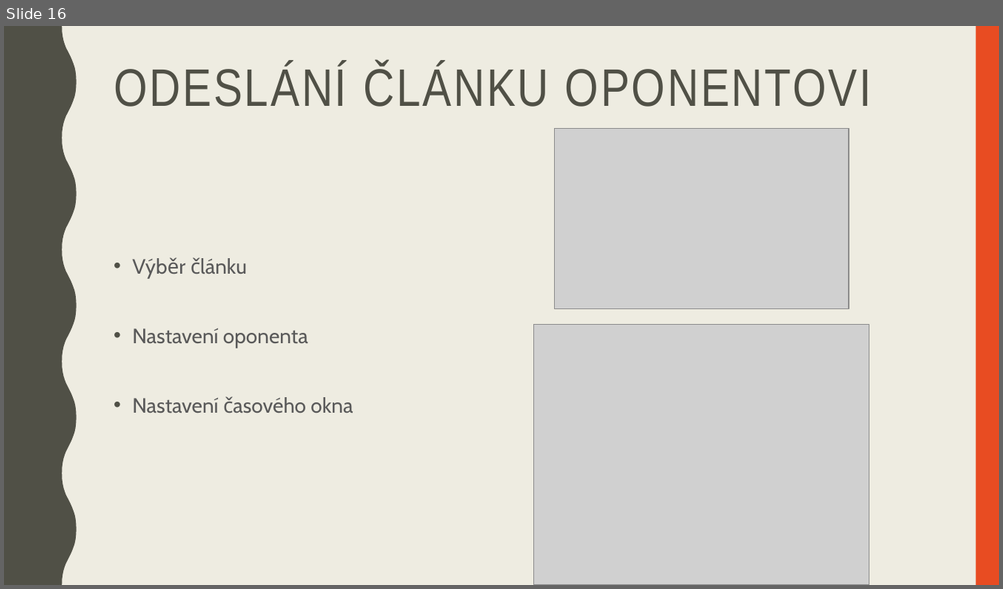
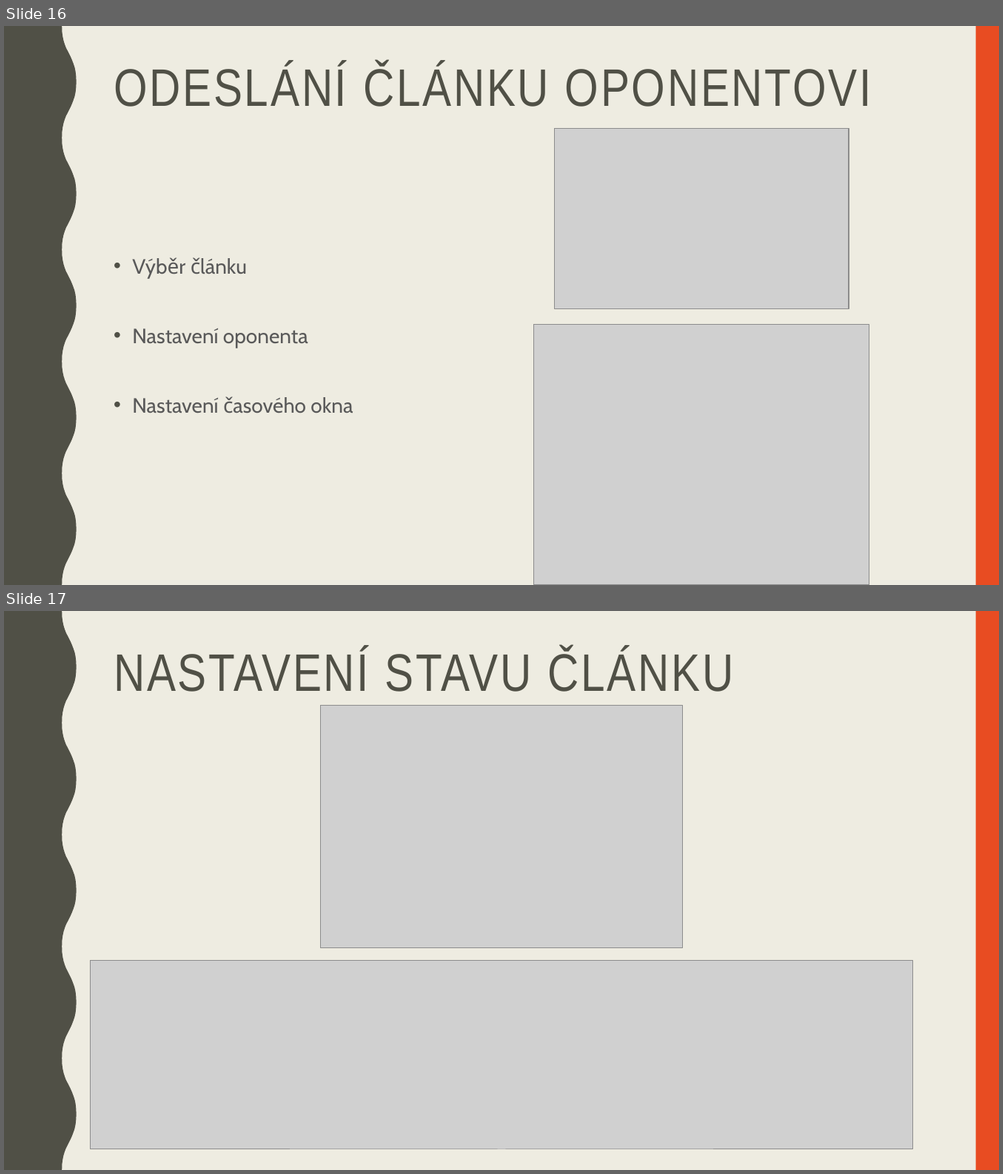
Before and after one commit to hruska07/Apollo13, a slide deck: docs/Apollo 13 - Logos Polytechnikos.pptx. Shown one above the other, each under a label of ours: slide 16 before the commit, slides 16 and 17 after it. The pictures are 1003x589 and 1003x1174 pixels, drawn with LibreOffice and Linux fonts; fonts in the diff are those of the drawing; grey boxes stand for pictures. Boxes give left, top, right and bottom in pixels: in the first picture for what was removed or moved away, otherwise in the second. Text is boxed around its words. In the diff, an @@ line names an element or a change of style, - is before the commit and + after.

```diff
--- a/docs/Apollo 13 - Logos Polytechnikos.pptx
+++ b/docs/Apollo 13 - Logos Polytechnikos.pptx
@@ slide 17 added at (4,611,999,1170), background #EEECE1; not listed: 2 template elements that a slide beside it also shows @@
@@ title added at (114,649,733,692), 51 pt, text #505046 @@
+NASTAVENÍ STAVU ČLÁNKU
@@ picture added at (320,706,681,948) @@
@@ picture added at (91,961,913,1150) @@
```
Also in this commit, not shown: 2 other slides added, 1 other file.
